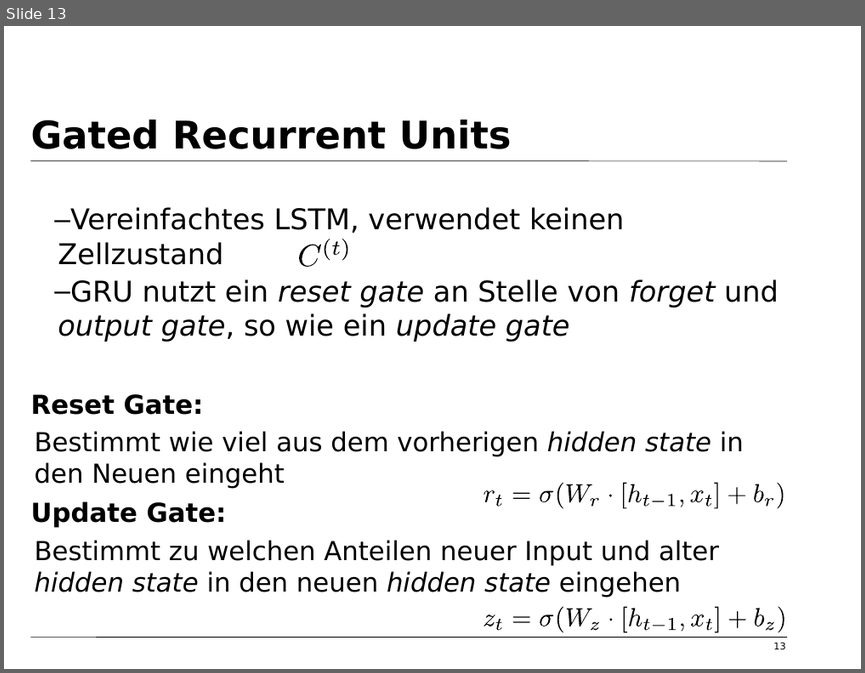
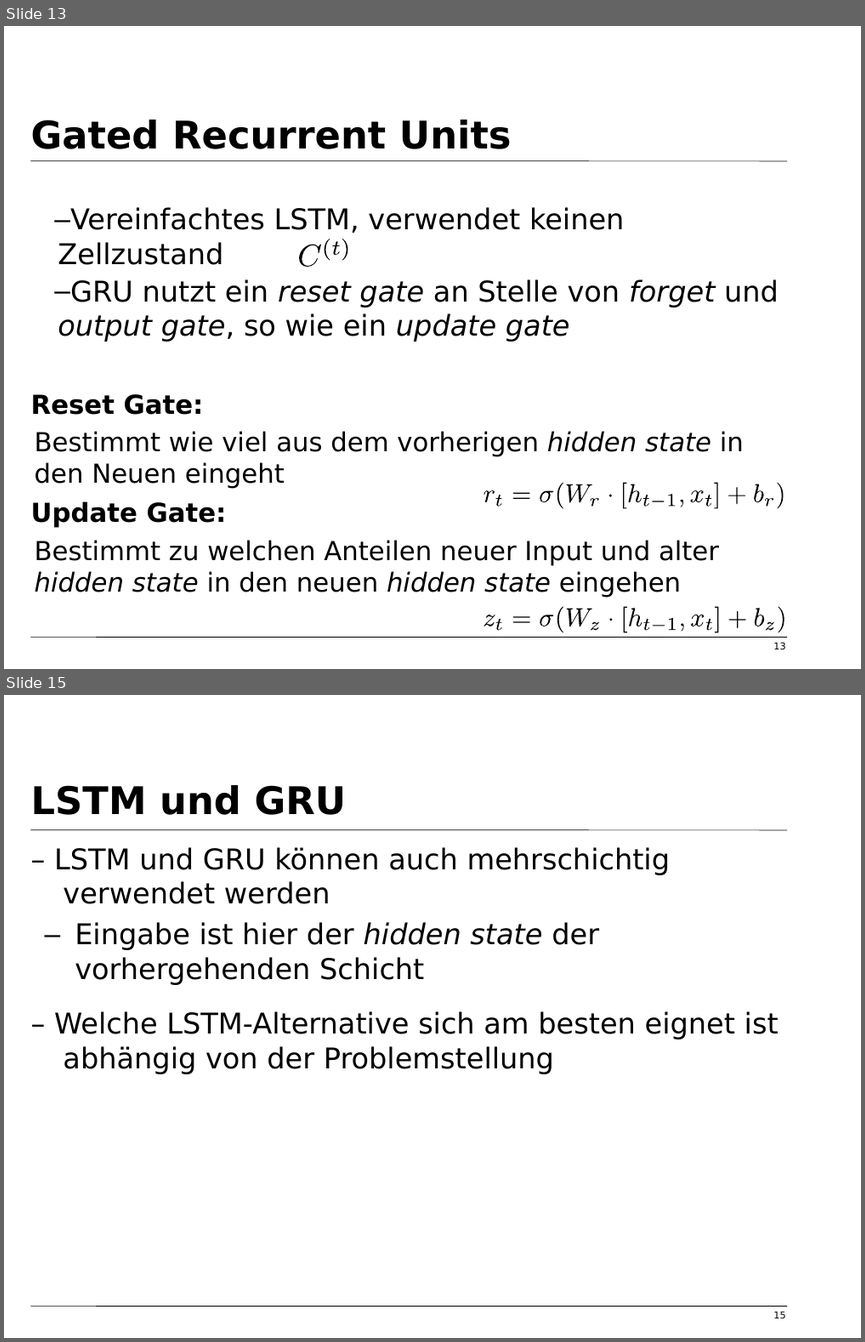
Before and after one commit to tfassbender/deep_learning_team_rnn, a slide deck: vorlesung/vorlesung_rnn_lstm_malte.odp. Shown one above the other, each under a label of ours: slide 13 before the commit, slides 13 and 15 after it; the slides between them are not shown. The pictures are 865x673 and 865x1342 pixels, drawn with LibreOffice and Linux fonts; fonts in the diff are those of the drawing; background and template pictures are left out. Boxes give left, top, right and bottom in pixels: in the first picture for what was removed or moved away, otherwise in the second. Text is boxed around its words. In the diff, an @@ line names an element or a change of style, - is before the commit and + after.

```diff
--- a/vorlesung/vorlesung_rnn_lstm_malte.odp
+++ b/vorlesung/vorlesung_rnn_lstm_malte.odp
@@ slide 15 added at bbox=[4, 695, 861, 1338], background #FFFFFF; not listed: 2 template elements that a slide beside it also shows @@
@@ title added at bbox=[31, 785, 347, 815], 32 pt, text #000000, bold @@
+LSTM und GRU
@@ text added at bbox=[54, 847, 778, 1074], 24 pt, text #000000 @@
+– LSTM und GRU können auch mehrschichtig verwendet werden
+  – Eingabe ist hier der hidden state der vorhergehenden Schicht
+– Welche LSTM-Alternative sich am besten eignet ist abhängig von der Problemstellung
@@ page number added at bbox=[773, 1311, 785, 1318], 8 pt, text #000000 @@
+15
```
Also in this commit, not shown: 6 slides changed, 2 other slides added.
